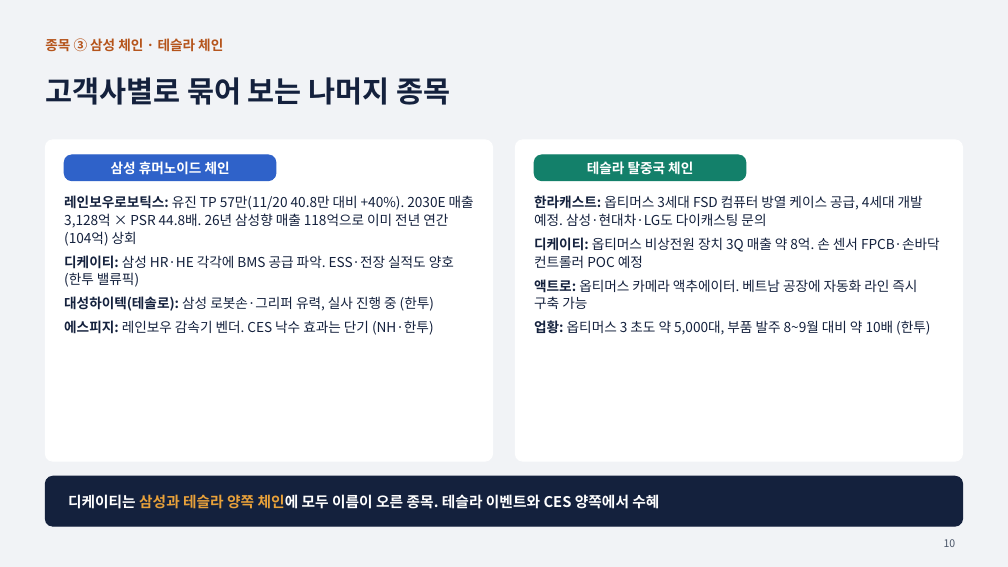
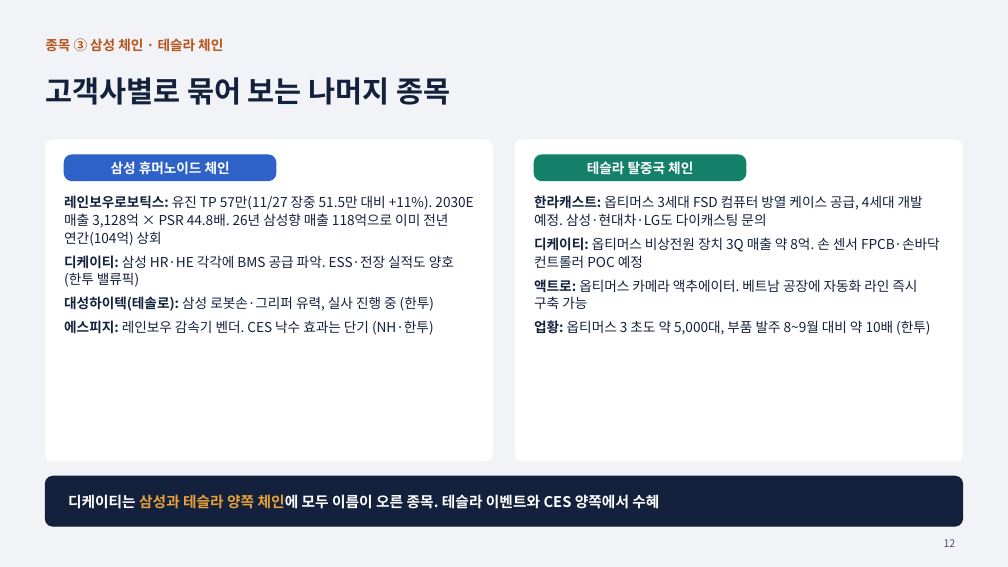
Before and after one commit to fred03094708-ctrl/-, a slide deck: slide 12 of 로봇_섹터_투자전략.pptx (slide 10 before the commit). Drawn at 1008x567 pixels with LibreOffice and Linux fonts; fonts in the diff are those of the drawing. Boxes give left, top, right and bottom in pixels: in the first picture for what was removed or moved away, otherwise in the second. Text is boxed around its words. In the diff, an @@ line names an element or a change of style, - is before the commit and + after.

```diff
--- a/로봇_섹터_투자전략.pptx
+++ b/로봇_섹터_투자전략.pptx
@@ text at (x1=64, y1=195, x2=473, y2=246): text changed @@
-• 레인보우로보틱스: 유진 TP 57만(11/20 40.8만 대비 +40%). 2030E 매출 3,128억 × PSR 44.8배. 26년 삼성향 매출 118억으로 이미 전년 연간(104억) 상회
+• 레인보우로보틱스: 유진 TP 57만(11/27 장중 51.5만 대비 +11%). 2030E 매출 3,128억 × PSR 44.8배. 26년 삼성향 매출 118억으로 이미 전년 연간(104억) 상회
@@ page number at (x1=944, y1=539, x2=956, y2=547): text changed @@
-10
+12
```
Also in this commit, not shown: 10 other slides changed, 2 slides added.
